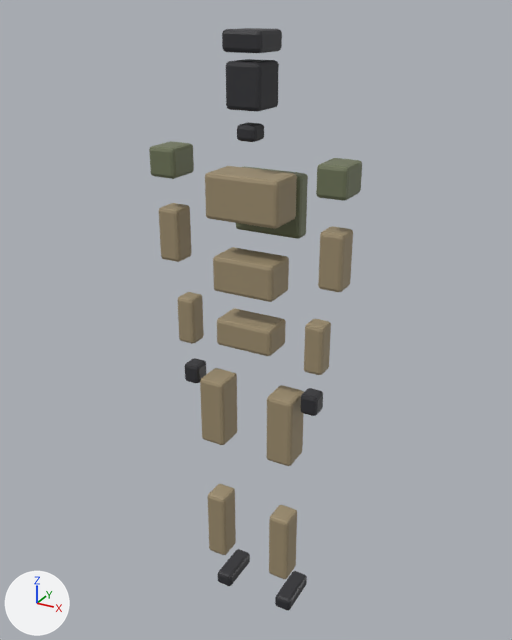
A saved change to the glTF model assets/characters/t_player.glb.
Both versions are drawn from a camera (50 mm lens) standing at (0.874, -1.581, 1.809) and looking at (-0.024, 0.051, 0.993). Every picture has the same lights, and +X, +Y and +Z are marked at lower left. The older version comes first. Vertices at exactly the same position are counted once.

Names of what the first picture shows: 't_player'.
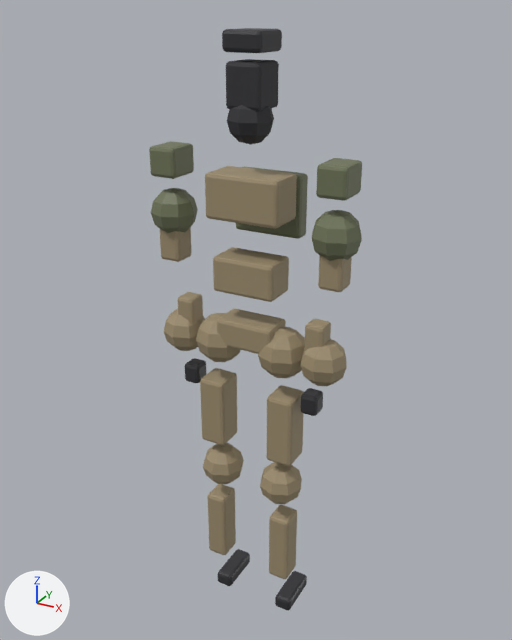
Edits to the bpy script that builds the scene:
```text
Change me_cube_070:
    used by ob_t_player; location = (0.0, 0.0, 0.0)
    remove me_cube_070.from_pydata(...)  # 1176 vertices, 2268 faces; spans x -0.28..0.28, y -0.08..0.12, z 0.02..1.76
    add me_cube_070.from_pydata(...)  # 1554 vertices, 2988 faces; spans x -0.3..0.3, y -0.09..0.12, z 0.02..1.77
    me_cube_070 part 1: a new loose piece, an icosphere of 80 faces spanning x 0.15..0.28, y -0.09..0.04, z 0.89..1.02, in mat_m_ct_suit (brown #9e8e6f)
    me_cube_070 part 2: a new loose piece, an icosphere of 80 faces spanning x 0.03..0.17, y -0.09..0.05, z 0.88..1.02, in mat_m_ct_suit (brown #9e8e6f)
    me_cube_070 part 3: a new loose piece, an icosphere of 80 faces spanning x 0.04..0.16, y -0.08..0.04, z 0.45..0.58, in mat_m_ct_suit (brown #9e8e6f)
    me_cube_070 part 4: a new loose piece, an icosphere of 80 faces spanning x -0.29..-0.16, y -0.09..0.04, z 0.89..1.02, in mat_m_ct_suit (brown #9e8e6f)
    me_cube_070 part 5: a new loose piece, an icosphere of 80 faces spanning x -0.17..-0.03, y -0.09..0.05, z 0.88..1.02, in mat_m_ct_suit (brown #9e8e6f)
    me_cube_070 part 6: a new loose piece, an icosphere of 80 faces spanning x -0.16..-0.04, y -0.08..0.04, z 0.45..0.58, in mat_m_ct_suit (brown #9e8e6f)
    me_cube_070 part 7: a new loose piece, an icosphere of 80 faces spanning x 0.17..0.3, y -0.09..0.04, z 1.24..1.37, in mat_m_ct_vest (greyish green #6f7659)
    me_cube_070 part 8: a new loose piece, an icosphere of 80 faces spanning x -0.3..-0.18, y -0.08..0.04, z 1.24..1.37, in mat_m_ct_vest (greyish green #6f7659)
    me_cube_070 part 9: a new loose piece, an icosphere of 80 faces spanning x -0.06..0.06, y -0.08..0.04, z 1.5..1.62, in mat_m_ct_skin (dark grey #303035)
    me_cube_070 part 10: 8 vertices moved within x -0.21..-0.17, y -0.04..0.0, z 0.79..0.85; 11 vertices removed from x -0.2..-0.16, y -0.04..0.0, z 0.79..0.85; 11 vertices added at x -0.21..-0.17, y -0.04..0.0, z 0.79..0.85
    me_cube_070 part 11: 2 vertices moved within x -0.22, y -0.05..0.01, z 1.17..1.31; 2 vertices removed from x -0.22, y -0.05..0.02, z 1.16..1.31; 2 vertices added at x -0.22, y -0.06..0.01, z 1.18..1.31
    me_cube_070 part 12: 2 vertices moved within x 0.22, y -0.05..0.01, z 1.17..1.31; 2 vertices removed from x 0.22, y -0.05..0.02, z 1.16..1.31; 2 vertices added at x 0.22, y -0.06..0.01, z 1.18..1.31
    other edits to the shape of me_cube_070 do not show in these pictures
```

Location of each change, (x1, y1, x2, y2) in pixels of the pictures (512 x 640 px; the box of a moved part takes in the faces that stretch with it):
part 1 of me_cube_070, added (brown): after (301, 339, 347, 386)
part 2 of me_cube_070, added (brown): after (258, 327, 305, 378)
part 3 of me_cube_070, added (brown): after (260, 462, 302, 504)
part 4 of me_cube_070, added (brown): after (164, 309, 205, 351)
part 5 of me_cube_070, added (brown): after (196, 313, 240, 362)
part 6 of me_cube_070, added (brown): after (203, 443, 244, 485)
part 7 of me_cube_070, added: after (312, 210, 362, 261)
part 8 of me_cube_070, added: after (151, 188, 198, 233)
part 9 of me_cube_070, added: after (227, 105, 274, 145)
part 10 of me_cube_070, moved or reshaped: (185, 358, 207, 383) in both
part 11 of me_cube_070, moved or reshaped: before (160, 211, 180, 262); after (161, 229, 180, 262)
part 12 of me_cube_070, moved or reshaped: before (318, 236, 337, 290); after (318, 255, 337, 290)
